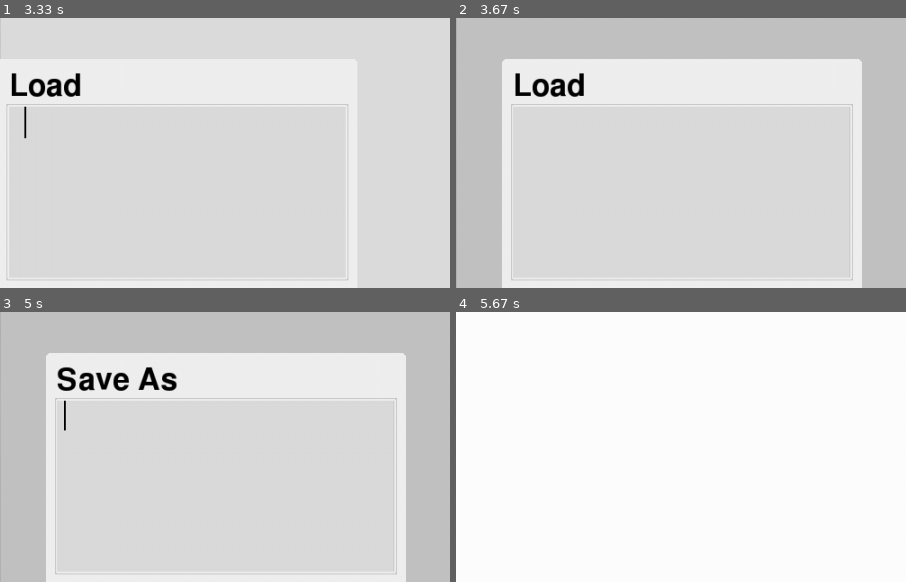
Above: before the commit, frames 1-4 (two rows, left to right).
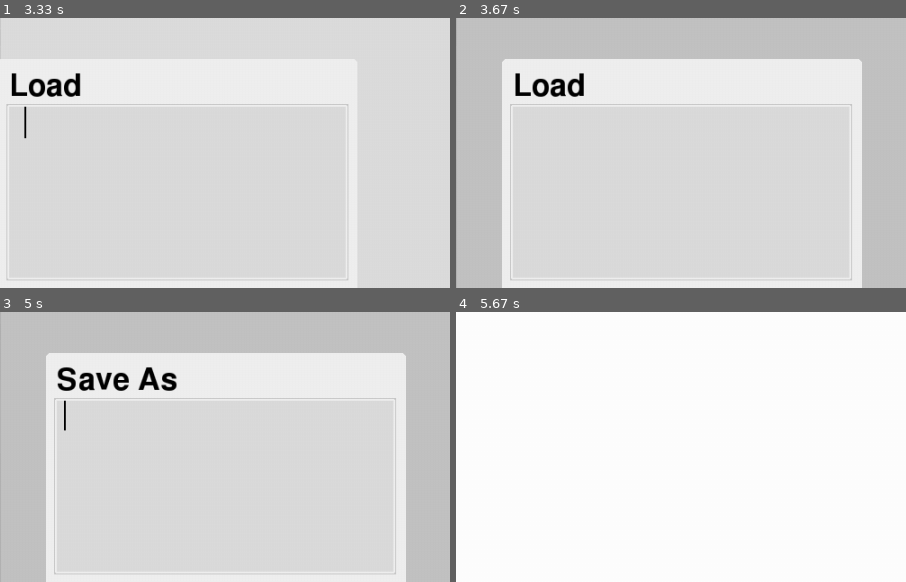
Above: after the commit, the same moments.

Repository: christianharris-3/PyUI
Game: pygame game, started from PyUI vector maker.py
The game is run twice, just before and just after one commit, with the same random seed, the same clock (stepped at 60 frames per second) and the same inputs.
Inputs (mouse positions are % of the whole screen's width and height, from its top left):
- Up to frame 1 (3.33 s): click (7, 8) at 0.38 s; press the mouse at (19, 2) at 0.7 s; move the mouse to (40, 30) at 0.8 s; release the mouse at (62, 59) at 0.93 s; click (14, 47) at 1.05 s; press the mouse at (14, 47) at 1.37 s; move the mouse to (22, 40) at 1.47 s; release the mouse at (29, 34) at 1.6 s; press the mouse at (38, 58) at 1.7 s; move the mouse to (49, 64) at 1.8 s; release the mouse at (60, 71) at 1.93 s; tap Space at 2 s; press the mouse at (7, 15) at 2.37 s; move the mouse to (34, 18) at 2.47 s; release the mouse at (61, 21) at 2.6 s; press the mouse at (7, 29) at 2.7 s; move the mouse to (33, 42) at 2.8 s; release the mouse at (58, 56) at 2.93 s; press the mouse at (7, 47) at 3.03 s; move the mouse to (18, 53) at 3.13 s; release the mouse at (28, 60) at 3.27 s
- Up to frame 2 (3.67 s): press the mouse at (39, 58) at 3.37 s; move the mouse to (57, 40) at 3.47 s; release the mouse at (75, 22) at 3.6 s
- Up to frame 3 (5 s): click (26, 80) at 3.72 s; click (7, 50) at 4.05 s; press the mouse at (7, 43) at 4.37 s; move the mouse to (27, 30) at 4.47 s; release the mouse at (46, 16) at 4.6 s; press the mouse at (36, 58) at 4.7 s; move the mouse to (25, 36) at 4.8 s; release the mouse at (15, 13) at 4.93 s
- Up to frame 4 (5.67 s): tap Enter at 5 s; press the mouse at (7, 98) at 5.37 s; move the mouse to (13, 88) at 5.47 s; release the mouse at (18, 77) at 5.6 s
The pictures show only the part of the screen within x 15-65%, y 26-76%; the shares and areas given below are measured in that part.

Frame 1 is identical in both runs. In frame 2, 0.6% of the frame differs, in the area x 12-89%, y 31-98%; in frame 3, 0.6%; in frame 4, nothing differs.

Commit message:
Update PyUI.py
fixed bug with scaling inside a windowed menu

Diff:
--- a/PyUI.py
+++ b/PyUI.py
@@ -26,6 +26,15 @@
 
 def emptyfunction():
     pass
+class emptyobject:
+    def __init__(self,x,y,w,h):
+        self.x = x
+        self.y = y
+        self.width = w
+        self.height = h
+        self.scale = 1
+        self.dirscale = [1,1]
+        self.empty = True
 
 def normalizelist(lis,sumto=1):
     total = sum(lis)
@@ -316,6 +325,7 @@
         self.buttondowntimer = 9
 
         self.fullscreen = False
+        self.exit = False
         self.blockf11 = 0
 
         self.clipboard = pygame.scrap.get('str')
@@ -444,6 +454,8 @@
                                     a.limitpos(self)
                                     a.command()
                                     break
+        if self.exit:
+            pygame.event.post(pygame.event.Event(pygame.QUIT))
         return repeatchecker
     def togglefullscreen(self,screen):
         if self.fullscreen: self.fullscreen = False
@@ -1203,7 +1215,7 @@
                     self.slidemenu(self.activemenu,self.backchain[-1][0],slide,length)
                 del self.backchain[-1]
             elif self.backquits and self.queuedmenumove[0]<0:
-                pygame.event.post(pygame.event.Event(pygame.QUIT))
+                self.exit = True
             for a in self.mouseheld:
                 a[1]-=1
         elif self.queuemenumove:
@@ -1282,7 +1294,7 @@
                  data='empty',titles=[],boxwidth=-1,boxheight=-1,linesize=2,
                  backingdraw=True,borderdraw=True,animationspeed=5,scrollercol=-1,scrollerwidth=-1,pageheight=15,
                  slidercol=-1,sliderbordercol=-1,slidersize=-1,increment=0,sliderroundedcorners=-1,minp=0,maxp=100,startp=0,direction='horizontal',containedslider=False,movetoclick=False,
-                 behindmenu='main',isolated=True,darken=60,emptyobject=False):
+                 behindmenu='main',isolated=True,darken=60):
         self.enabled = enabled
         self.center = center
         if centery == -1: centery = center
@@ -1321,8 +1333,8 @@
 
         self.onitem = False
         self.bounditems = bounditems[:]
-        if not emptyobject:
-            self.master = GUI_ITEM(ui,0,0,ui.screenw,ui.screenh,emptyobject=True)
+        self.master = emptyobject(0,0,ui.screenw,ui.screenh)
+        self.empty = False
 
         self.menu = menu
         self.menuexceptions = menuexceptions
@@ -1330,8 +1342,7 @@
         else: self.killtime = time.time()+killtime
         self.layer = layer
         if ID == '': ID = text
-        if not emptyobject:
-            ui.addid(ID,self)
+        ui.addid(ID,self)
 
         self.text = text
         self.textsize = textsize
@@ -1437,8 +1448,7 @@
         self.darken = darken
         for a in self.bounditems:
             self.binditem(a)
-        if not emptyobject:
-            self.reset(ui)
+        self.reset(ui)
         pygame.event.pump()
 
 
@@ -1514,8 +1524,8 @@
         if type(self.objanchor[1]) == str:
             exec('returnedexecvalue='+self.objanchor[1].replace('h',str(self.height)),globals())
             self.objanchor[1] = returnedexecvalue
-        self.x = self.master.x*self.master.dirscale[0]+int(self.anchor[0]+self.startx*self.scale-self.objanchor[0]*self.scale)/self.dirscale[0]
-        self.y = self.master.y*self.master.dirscale[1]+int(self.anchor[1]+self.starty*self.scale-self.objanchor[1]*self.scale)/self.dirscale[1]
+        self.x = int(self.master.x*self.master.dirscale[0]+self.anchor[0]+self.startx*self.scale-self.objanchor[0]*self.scale)/self.dirscale[0]
+        self.y = int(self.master.y*self.master.dirscale[1]+self.anchor[1]+self.starty*self.scale-self.objanchor[1]*self.scale)/self.dirscale[1]
         self.refreshcords(ui)
         for a in self.bounditems:
             a.resetcords(ui)
